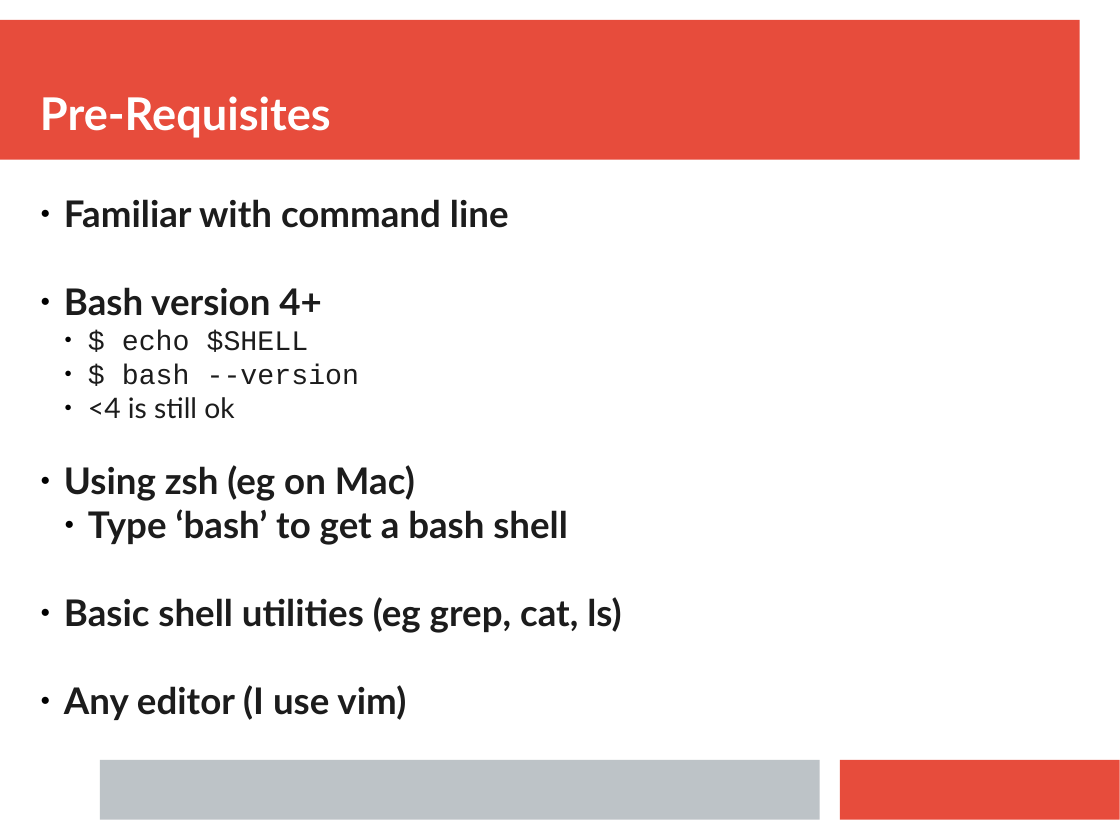
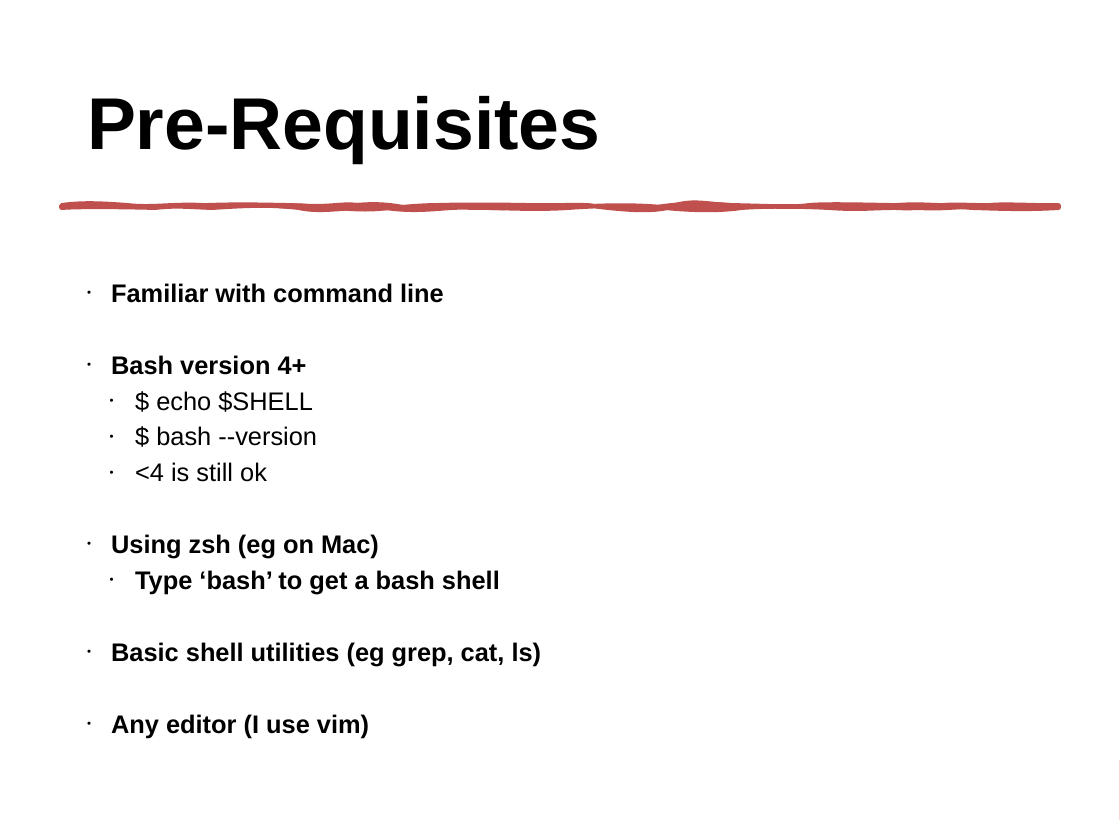
Before and after one commit to ianmiell/bash-next-steps, a slide deck: slide 4 of slides/bash_next_steps.pptx. Drawn at 1120x840 pixels with LibreOffice and Linux fonts; fonts in the diff are those of the drawing. Boxes give left, top, right and bottom in pixels: in the first picture for what was removed or moved away, otherwise in the second. Text is boxed around its words. In the diff, an @@ line names an element or a change of style, - is before the commit and + after.

```diff
--- a/slides/bash_next_steps.pptx
+++ b/slides/bash_next_steps.pptx
@@ rectangle added at (0,0,1120,840), fill #FFFFFF @@
@@ text "Pre-Requisites": place and size @@
-text "Pre-Requisites" at (40,96,331,138)
+text "Pre-Requisites" at (87,96,600,163)
@@ text "Pre-Requisites" at (87,96,600,163): size 32 to 52 pt, font Lato to Arial, text colour #FFFFFF to #000000; line spacing 1 to 0.9; more space between paragraphs; vertical alignment bottom to middle @@
@@ freeform shape added at (61,205,1058,207), fill #C0504D, outline #C0504D 3.25 pt @@
@@ text "Familiar with command line": place and size @@
-text "Familiar with command line" at (64,199,622,720)
+text "Familiar with command line" at (111,283,542,738)
@@ text "Familiar with command line" at (111,283,542,738): size 26 to 18 pt in "Familiar with command line", "Bash version 4+", "Using zsh (eg on Mac)", "Type ‘bash’ to get a bash shell" and 2 more places; font Lato to Arial in "Familiar with command line", "Bash version 4+", "<4 is still ok", "Using zsh (eg on Mac)" and 3 more places; text colour #1C1C1C to #000000; size 20 to 18 pt in "$ echo $SHELL", "$ bash --version", "<4 is still ok"; font Courier New to Arial in "$ echo $SHELL", "$ bash --version"; bullet ● to •; line spacing 1 to 0.9; more space between paragraphs @@
@@ rectangle removed at (100,760,819,820) @@
```
Also in this commit, not shown: 24 other slides changed, 1 other file.
